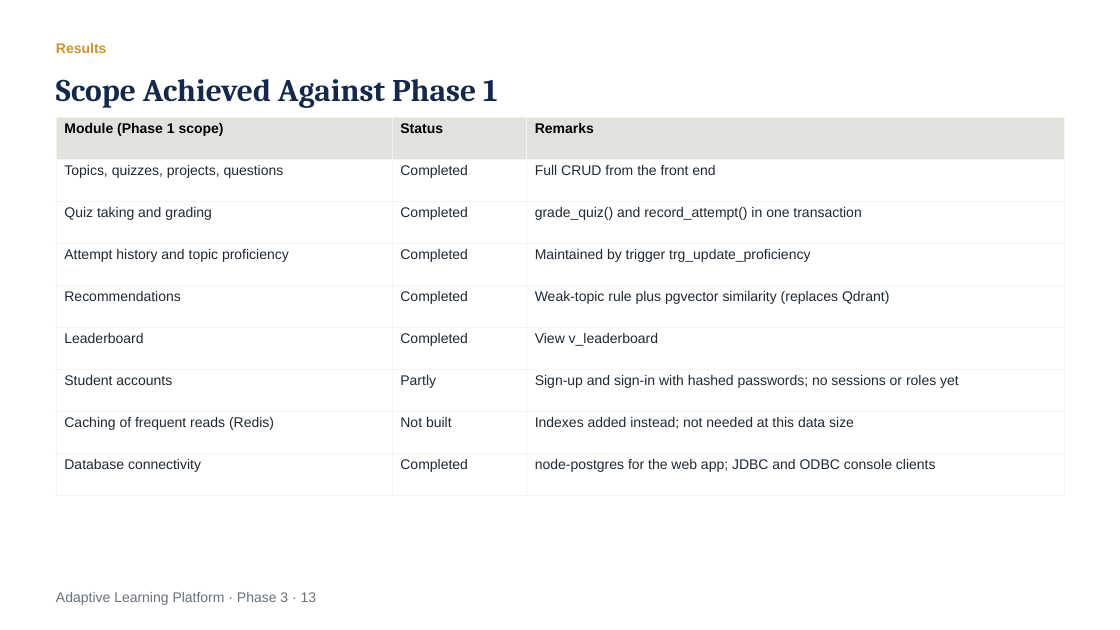
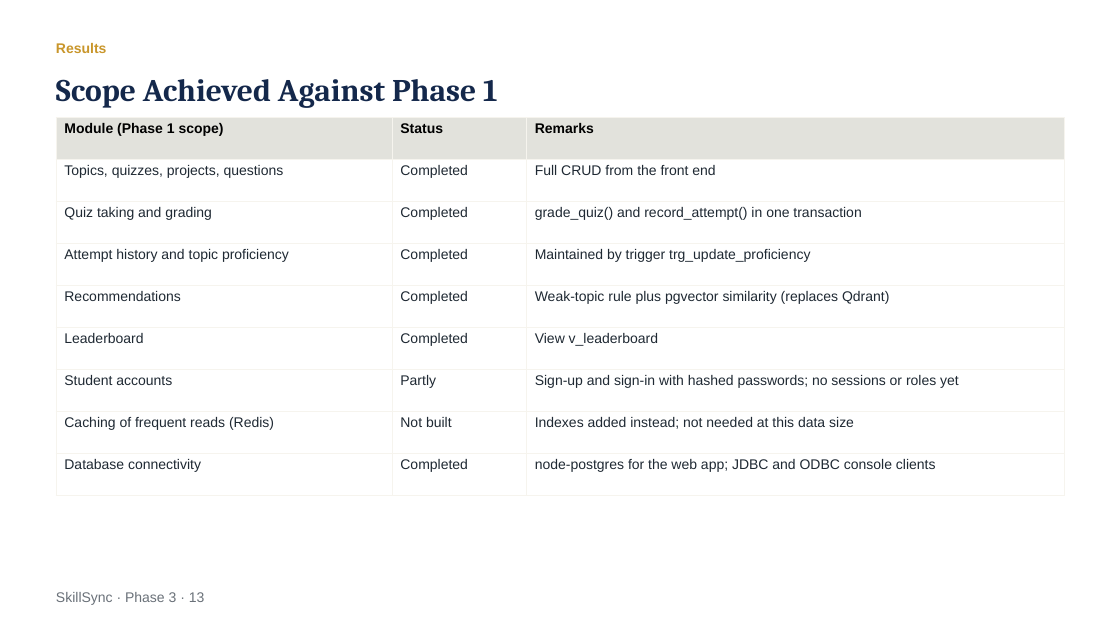
Before and after one commit to Vani-06/quiz_companion, a slide deck: slide 13 of docs/Phase 3 - Integration and Delivery.pptx. Drawn at 1120x630 pixels with LibreOffice and Linux fonts; fonts in the diff are those of the drawing. Boxes give left, top, right and bottom in pixels: in the first picture for what was removed or moved away, otherwise in the second. Text is boxed around its words. In the diff, an @@ line names an element or a change of style, - is before the commit and + after.

Commit message:
docs: rebuild the Phase 3 presentation with the SkillSync title

```diff
--- a/docs/Phase 3 - Integration and Delivery.pptx
+++ b/docs/Phase 3 - Integration and Delivery.pptx
@@ text at <box>56,592,205,605</box>: text changed @@
-Adaptive Learning Platform · Phase 3 · 13
+SkillSync · Phase 3 · 13
```
Also in this commit, not shown: 14 other slides changed.
